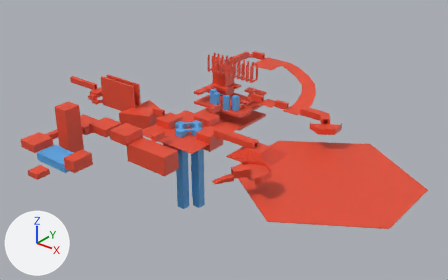
Renders of the Blender file etc/level_blend_files/dungeon1_blockout.blend from each side of a commit.
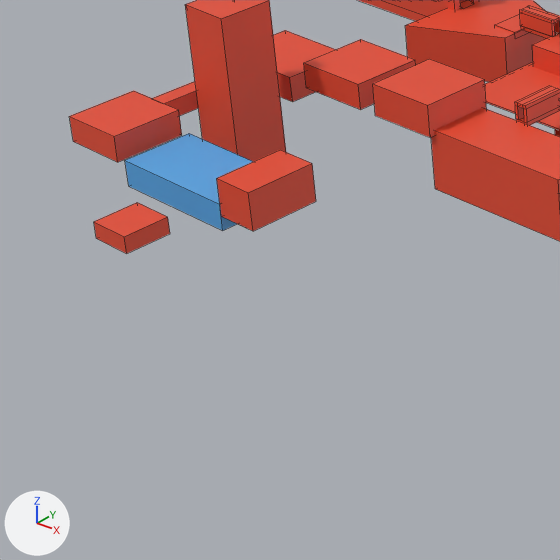
Old and new are each drawn whole from a camera (50 mm lens) standing at (137.3, -151.3, 95.0) and looking at (14.1, 2.7, -0.4) and again close up on the part from 0% to 37% of the width and 38% to 96% of the height. Arrows for +X, +Y and +Z are at lower left; the lights stay in place. The close-ups show mesh edges as thin lines.
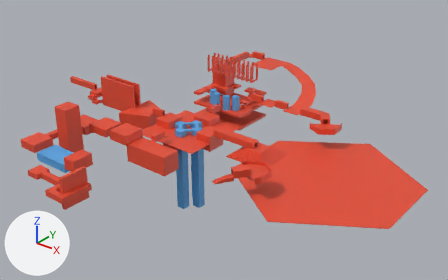
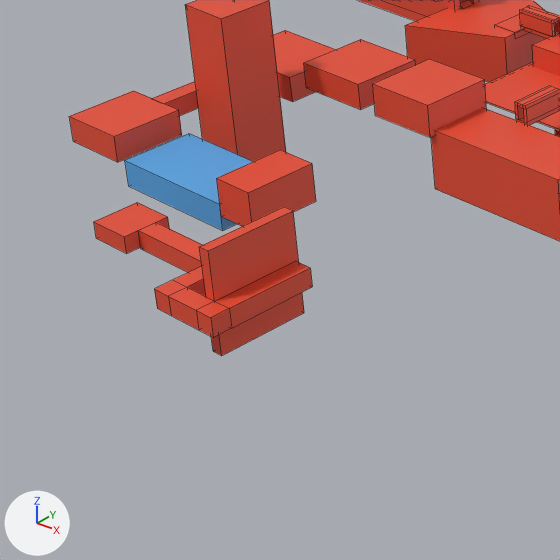
Where the change shows, as pixel boxes (x1, y1, x2, y2) in the close-ups (560 x 560 px):
'Cube.015', reshaped: before (69, 0, 560, 254); after (69, 0, 560, 356)
part 1 of me_cube_017, added (red): after (199, 207, 304, 356)
part 2 of me_cube_017, added (red): after (138, 222, 312, 338)

Patch to the scene script:
```diff
--- a/etc/level_blend_files/dungeon1_blockout.blend.py
+++ b/etc/level_blend_files/dungeon1_blockout.blend.py
@@ me_cube_017 @@
 # used by ob_cube_015; location = (0.0, 0.0, 0.0)
-me_cube_017.from_pydata(...)  # 1452 vertices, 1313 faces; spans x -64.5..84.2, y -54.3..51.6, z -10.6..20.0
+me_cube_017.from_pydata(...)  # 1496 vertices, 1353 faces; spans x -64.5..84.2, y -58.5..51.6, z -10.6..20.0
+# me_cube_017 part 1: a new loose piece, a box spanning x -1.2..0.0, y -56.5..-47.1, z -5.8..4.9, in mat_regular (red #e74d32)
+# me_cube_017 part 2: a new loose piece of 36 vertices spanning x -15.9..2.0, y -58.5..-47.4, z -2.2..-0.2, in mat_regular (red #e74d32)
 me_cube_017.materials.append(mat_regular)
```
